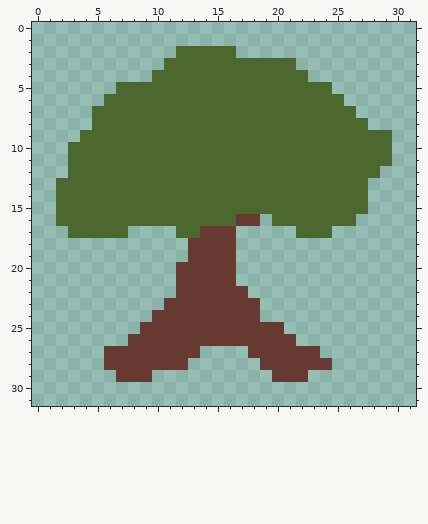
File history of a pixel-art sprite, src/main/resources/assets/arborealis/icon.png. Above is the file before it was changed.
The file is 32x32 pixels. Colours within 5 levels of each other are drawn and written as one.
After the commit:
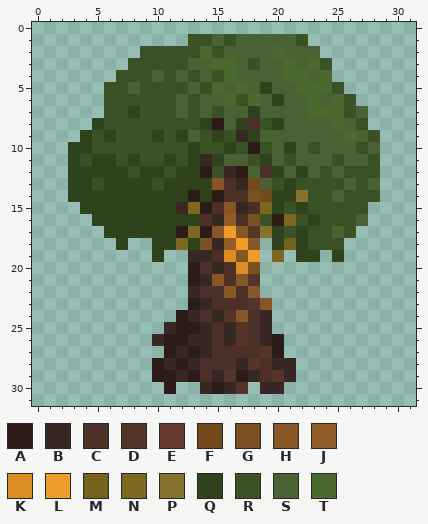
Palette (. is transparent): A #2b1c17  B #372823  C #4c3027  D #55342a  E #663931  F #744a1c  G #7b5123  H #875626  J #905c28  K #db8d24  L #f09c2b  M #75611e  N #7e6721  P #85732d  Q #2e431b  R #3b5226  S #496133  T #4b692f
Diff:
Changed rows in their new state; - is an unchanged pixel.
first column x 2:
 1 -----------RRSRSSSSSR-------
 2 -------RRRRR-RSSSSTSSS------
 3 ------RRRRRSS--SRSS-STR-----
 4 -----RRRSRSRSR-SSSS--ST-----
 5 ----RRSRRRRSR-S-SQSS---R----
 6 ----RRRRRRSRSS-R-SQSS-S-R---
 7 ---.RRQRRRSRSRSSQSSSS---RS--
 8 ---QRRRRRRRRQASQCRQSSSS-SR--
 9 --QRQRRRQRQSRQRBQSSSSSSS-SR.
10 -QQRRRRRRRRQRRQRARSQSRSSSRS.
11 -QRQQRQRRQRQBQSSRQSRSSSRSSR.
12 -QQQQQRQQRQQARBASCQSQSRSRRR-
13 .QQRQQQQRQQQQHCBFSRQRRRRSRS-
14 .QQQQQQQQQQAQACCGFQQPRRSRRR-
15 ..QQQQQQQQBNACHBCNQRQRRRRR--
16 ...QQQQQQQQQCBJCGRANRQRRRS--
17 -...QQQQQQANAHLHDPQRQRRSR---
18 -----Q--QQNQGBJLH-QMQRRR----
19 --------Q--BBCKHL-N-QQ-Q----
20 ----------.ACBCKG-----------
21 ----------.ABHCHD-----------
22 ----------.BCCHCH-----------
23 ---------..ABCCCDH----------
24 --------..ABCBDHCB----------
25 -------..BAABCBDCB.---------
26 ------..BAABBCBDCBA.--------
27 ----.....ABABCCCCDA...------
28 ----....ABABCCCBDCBB...-----
29 -----...AABACBDABCDB.-------
30 ---------A--BABD-BB---------
Pixel boxes of the changes (left, top, right, bottom) in both pictures:
changed: (56, 34, 392, 394)
